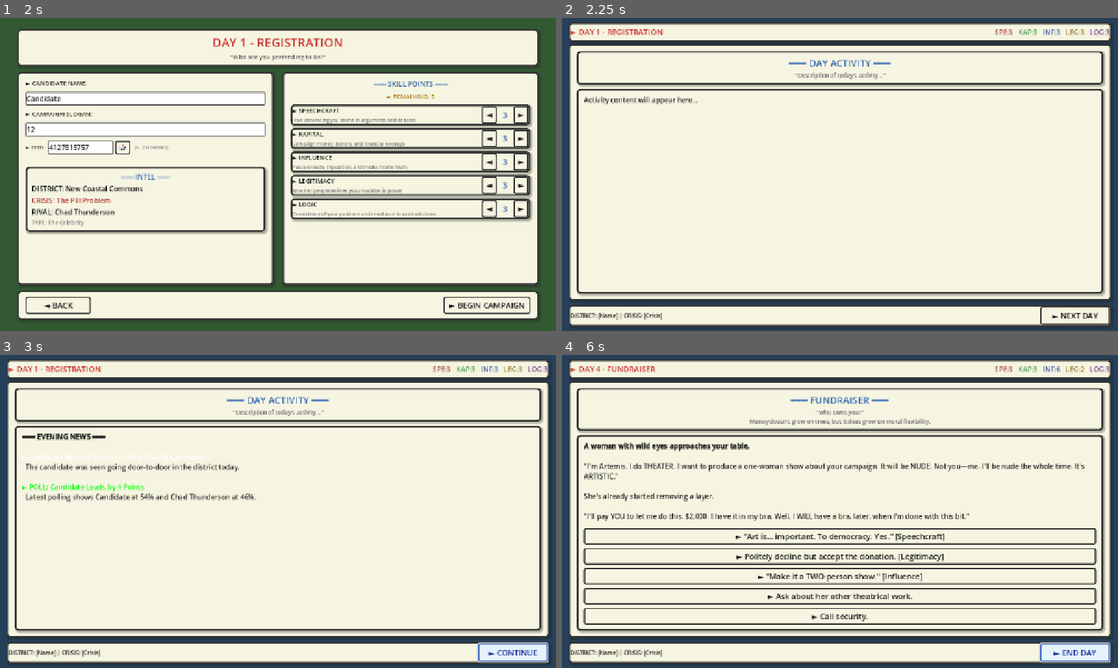
Above: before the commit, frames 1-4 (two rows, left to right).
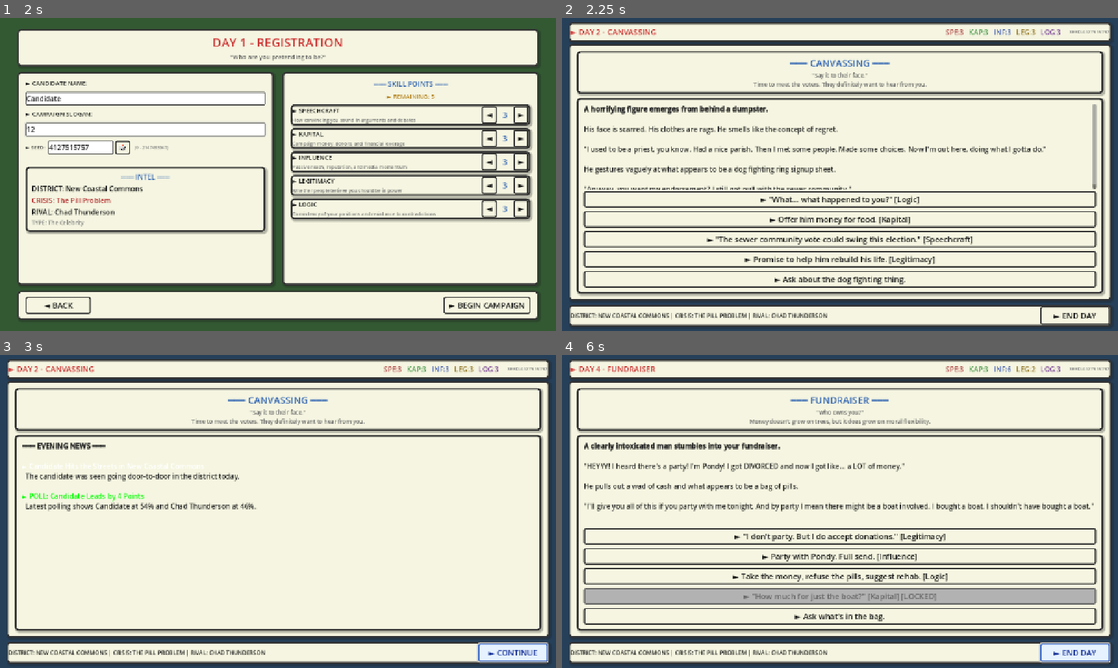
Above: after the commit, the same moments.

Repository: dattaprasad-r-ekavade/election-cycle
Game: Godot game, scene res://scenes/main_menu.tscn
The game is run twice, just before and just after one commit, with the same random seed, the same clock (stepped at 60 frames per second) and the same inputs.
Inputs (mouse positions are in pixels of both pictures, inside the frame that each line leads up to):
- Up to frame 1 (2 s): click "► NEW CAMPAIGN" at 0.5 s; click (144, 130) at 1.27 s; type "12" at 1.35 s
- Up to frame 2 (2.25 s): click "► BEGIN CAMPAIGN" at 2 s
- Up to frame 3 (3 s): click "► NEXT DAY" (after the commit: "► END DAY") at 2.75 s
- Up to frame 4 (6 s): click "► CONTINUE" at 3.5 s; click "► 'I HAVEN'T EVEN BEGUN TO PE…" at 4.25 s; click "► END DAY" at 5 s; click "► CONTINUE" at 5.75 s

Frame 1 is identical in both runs. In frame 2, 15% of the frame differs, in the area x 2-99%, y 3-97%; in frame 3, 8.0%; in frame 4, 11%.
Error before the commit: Parse Error: Cannot infer the type of "prob_percent" variable because the value doesn't have a set type. (res://scripts/dice_roll_popup.gd:115)

Commit message:
Fix type inference errors in dice_roll_popup.gd
Explicitly typed variables that were inferring from Dictionary values (which return Variant):
- prob_percent: float
- used: int

Diff:
--- a/scripts/dice_roll_popup.gd
+++ b/scripts/dice_roll_popup.gd
@@ -112,7 +112,7 @@
 			modifiers_container.add_child(mod_label)
 
 	# Probability
-	var prob_percent := current_check_data.probability * 100
+	var prob_percent: float = current_check_data.probability * 100
 	probability_bar.value = prob_percent
 	probability_label.text = "%.0f%% CHANCE" % prob_percent
 
@@ -199,7 +199,7 @@
 	if has_two_dice:
 		var d1: int = current_result.roll_values[0]
 		var d2: int = current_result.roll_values[1]
-		var used := current_result.final_roll
+		var used: int = current_result.final_roll
 		if d1 == used:
 			dice_label.text = "🎲 [%d]  🎲 %d" % [d1, d2]
 		else:
Not shown, added: scripts/dice_roll_popup.gd.uid
Not shown, added: systems/dice_roll_system.gd.uid
